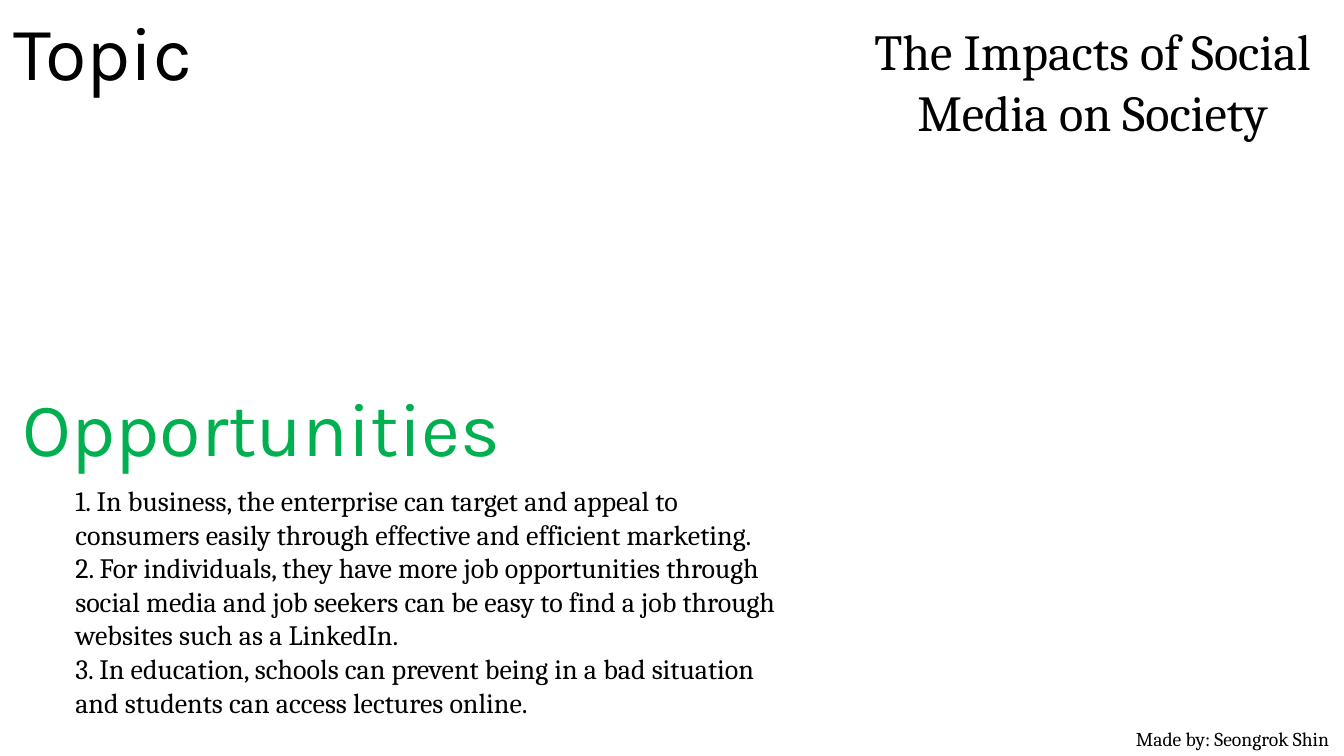
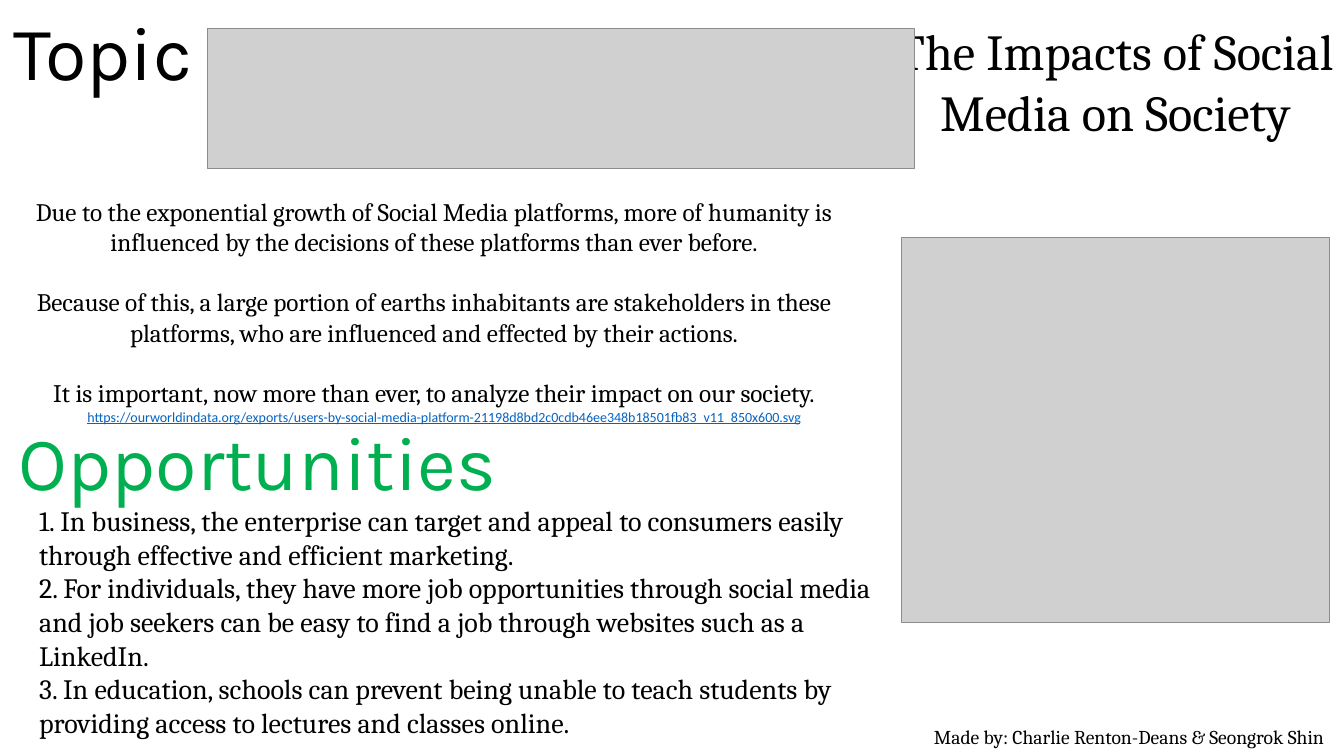
Before and after one commit to 20119382-AUT/-11-1108-ssnn-11-1108-ssnn-, a slide deck: slide 1 of Team Project Presentation/Team Project Presentation.pptx. Drawn at 1344x756 pixels with LibreOffice and Linux fonts; fonts in the diff are those of the drawing; grey boxes stand for pictures. Boxes give left, top, right and bottom in pixels: in the first picture for what was removed or moved away, otherwise in the second. Text is boxed around its words. In the diff, an @@ line names an element or a change of style, - is before the commit and + after.

```diff
--- a/Team Project Presentation/Team Project Presentation.pptx
+++ b/Team Project Presentation/Team Project Presentation.pptx
@@ picture added at [208,29,914,169] @@
@@ text "The Impacts of Social Media ..." rewrapped from [874,34,1311,142] to [897,28,1334,142] @@
@@ text added at [36,203,832,408], 18 pt, text #000000 @@
+Due to the exponential growth of Social Media platforms, more of humanity is influenced by the decisions of these platforms than ever before.
+Because of this, a large portion of earths inhabitants are stakeholders in these platforms, who are influenced and effected by their actions.
+It is important, now more than ever, to analyze their impact on our society.
@@ picture added at [901,238,1330,622] @@
@@ text "Opportunities" rewrapped from [23,404,500,474] to [19,422,496,508] @@
@@ text added at [87,412,801,425], 10 pt, text #0563C1, underline @@
+https://ourworldindata.org/exports/users-by-social-media-platform-21198d8bd2c0cdb46ee348b18501fb83_v11_850x600.svg
@@ text "1. In business, the enterprise ...": place and size @@
-text "1. In business, the enterprise ..." at [75,491,775,714]
+text "1. In business, the enterprise ..." at [39,505,871,739]
@@ text at [39,679,832,739]: text changed @@
-3. In education, schools can prevent being in a bad situation and students can access lectures online.
+3. In education, schools can prevent being unable to teach students by providing access to lectures and classes online.
@@ text at [934,730,1324,749]: text changed @@
-Made by: Seongrok Shin
+Made by: Charlie Renton-Deans & Seongrok Shin
```
Also in this commit, not shown: 2 other slides changed, 1 other file.
